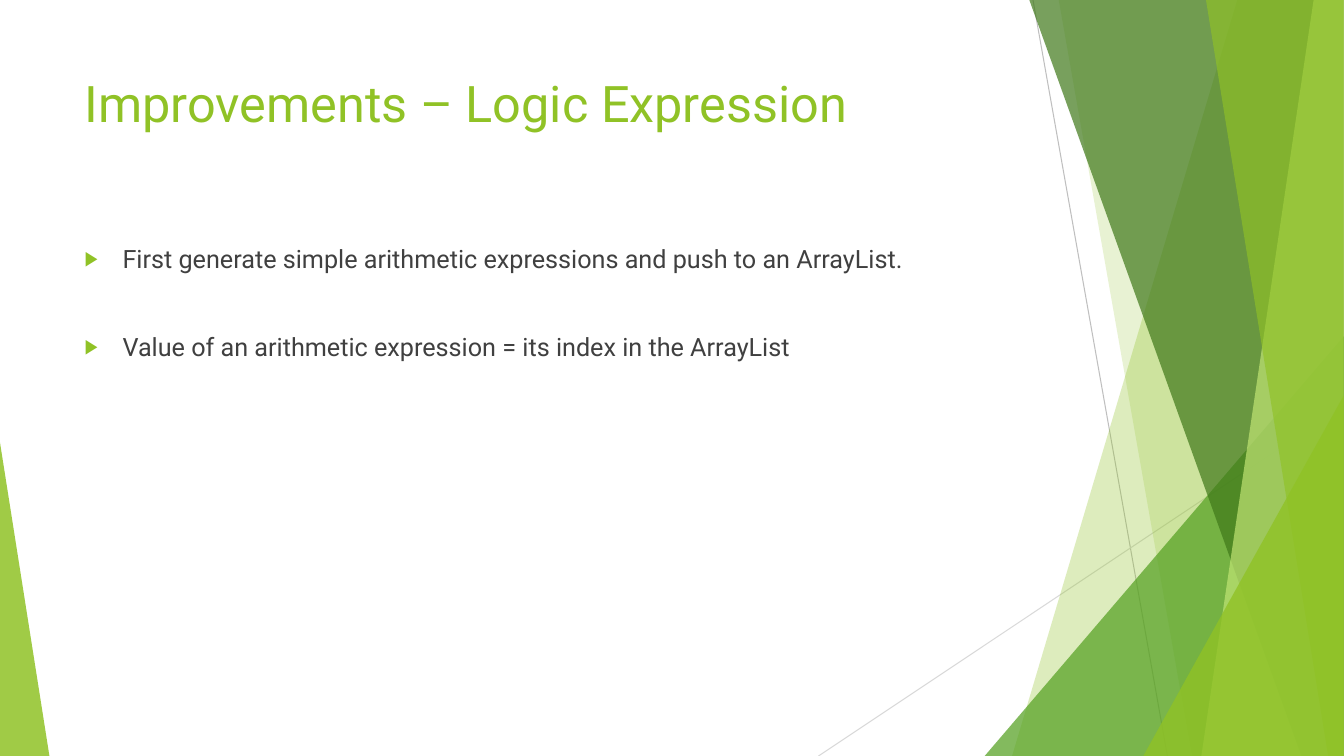
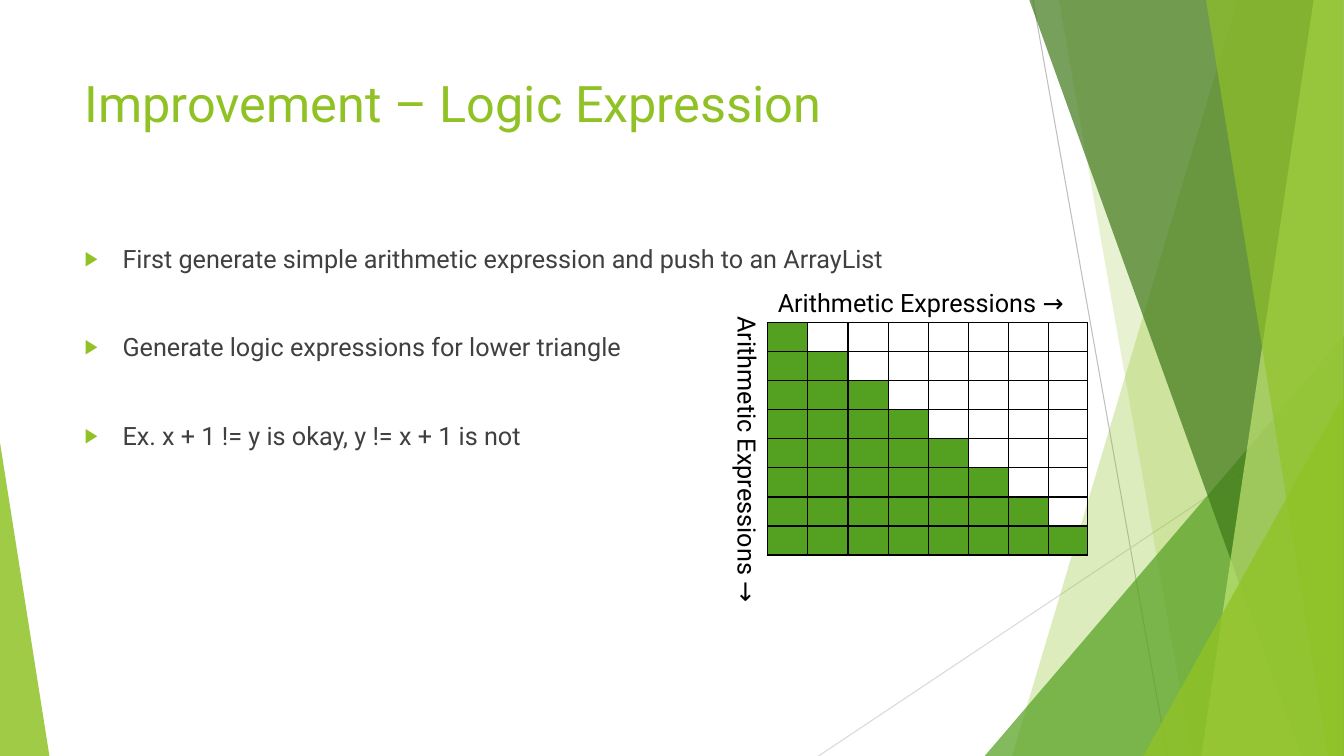
Before and after one commit to prg-titech/Kani-CUDA, a slide deck: slide 21 of Presentation1.pptx. Drawn at 1344x756 pixels with LibreOffice and Linux fonts; fonts in the diff are those of the drawing. Boxes give left, top, right and bottom in pixels: in the first picture for what was removed or moved away, otherwise in the second. Text is boxed around its words. In the diff, an @@ line names an element or a change of style, - is before the commit and + after.

```diff
--- a/Presentation1.pptx
+++ b/Presentation1.pptx
@@ title at [85,85,821,133]: text changed @@
-Improvements – Logic Expression
+Improvement – Logic Expression
@@ text at [123,249,882,451]: text changed @@
-▶ First generate simple arithmetic expressions and push to an ArrayList.
-▶ Value of an arithmetic expression = its index in the ArrayList
+▶ First generate simple arithmetic expression and push to an ArrayList
+▶ Generate logic expressions for lower triangle
+▶ Ex. x + 1 != y is okay, y != x + 1 is not
@@ text added at [778,293,1036,317], 18 pt, text #000000 @@
+Arithmetic Expressions →
@@ text added at [731,328,764,571], 18 pt, text #000000 @@
+Arithmetic Expressions →
@@ table added at [768,323,1090,556], 8 rows, 8 columns @@
+ |  |  |  |  |  |  | 
+ |  |  |  |  |  |  | 
+ |  |  |  |  |  |  | 
+ |  |  |  |  |  |  | 
+ |  |  |  |  |  |  | 
+ |  |  |  |  |  |  | 
+ |  |  |  |  |  |  | 
+ |  |  |  |  |  |  | 
```
Also in this commit, not shown: 2 other slides changed, 1 slide added.
